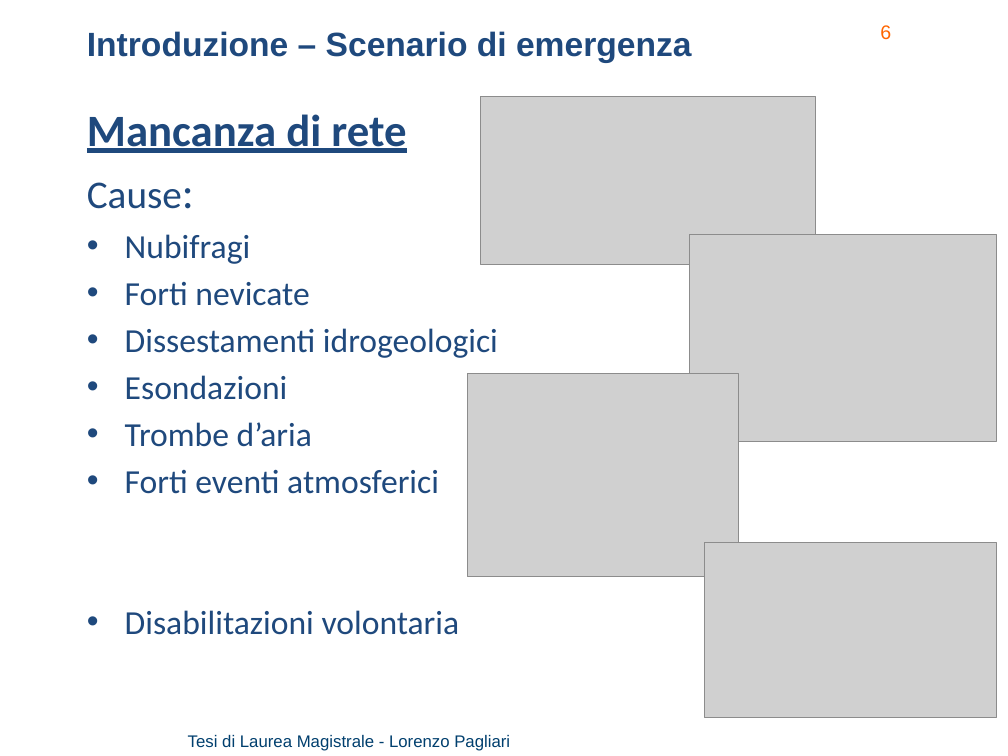
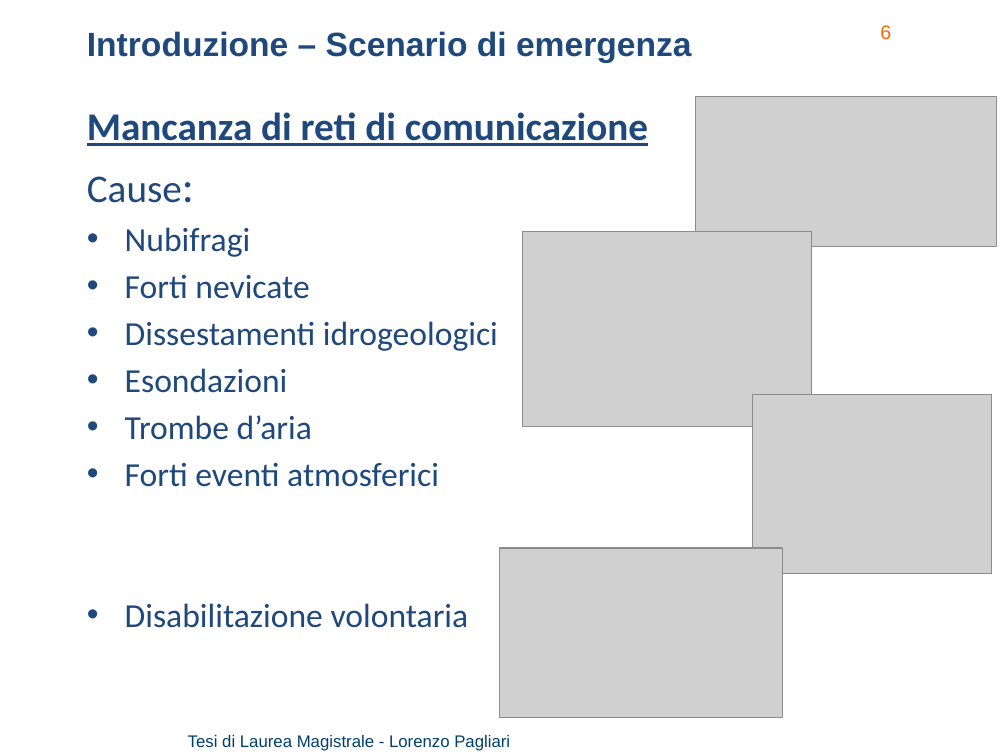
Before and after one commit to lorenzo-pagliari/Tesi, a slide deck: slide 6 of presentazione/Pagliari Lorenzo - presentazione_v3.pptx. Drawn at 1008x756 pixels with LibreOffice and Linux fonts; fonts in the diff are those of the drawing; grey boxes stand for pictures; background and template pictures are left out. Boxes give left, top, right and bottom in pixels: in the first picture for what was removed or moved away, otherwise in the second. Text is boxed around its words. In the diff, an @@ line names an element or a change of style, - is before the commit and + after.

```diff
--- a/presentazione/Pagliari Lorenzo - presentazione_v3.pptx
+++ b/presentazione/Pagliari Lorenzo - presentazione_v3.pptx
@@ text at bbox=[87, 112, 648, 146]: text changed; size 32 to 28 pt @@
-Mancanza di rete
+Mancanza di reti di comunicazione
@@ picture: place and size @@
-picture at bbox=[481, 97, 816, 264]
+picture at bbox=[696, 97, 996, 247]
@@ picture: place and size @@
-picture at bbox=[689, 234, 997, 440]
+picture at bbox=[523, 232, 812, 426]
@@ picture: place and size @@
-picture at bbox=[468, 373, 739, 577]
+picture at bbox=[753, 394, 992, 573]
@@ picture: place and size @@
-picture at bbox=[705, 543, 996, 719]
+picture at bbox=[500, 548, 783, 719]
@@ text at bbox=[125, 603, 469, 628]: text changed @@
-• Disabilitazioni volontaria
+• Disabilitazione volontaria
```
Also in this commit, not shown: 6 other slides changed, 1 other file.
